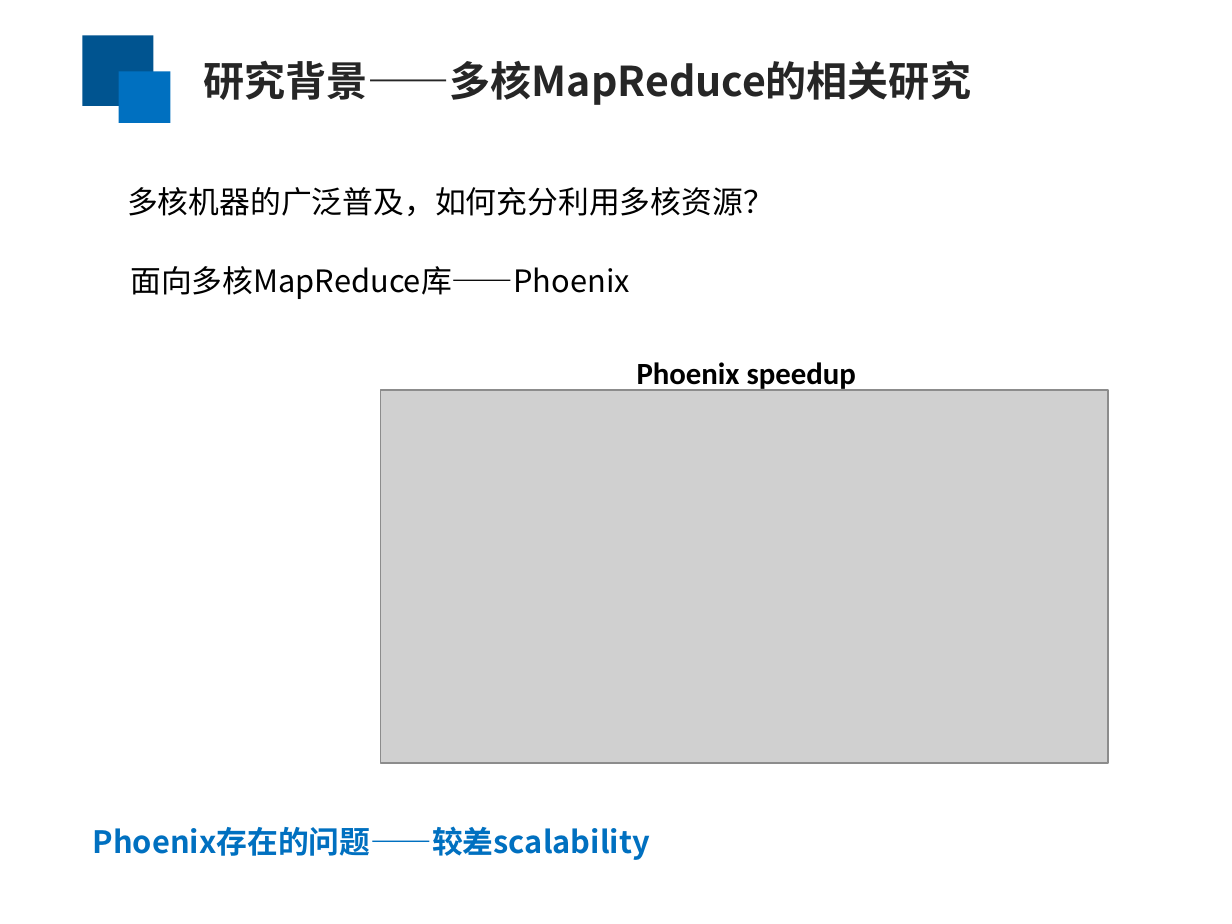
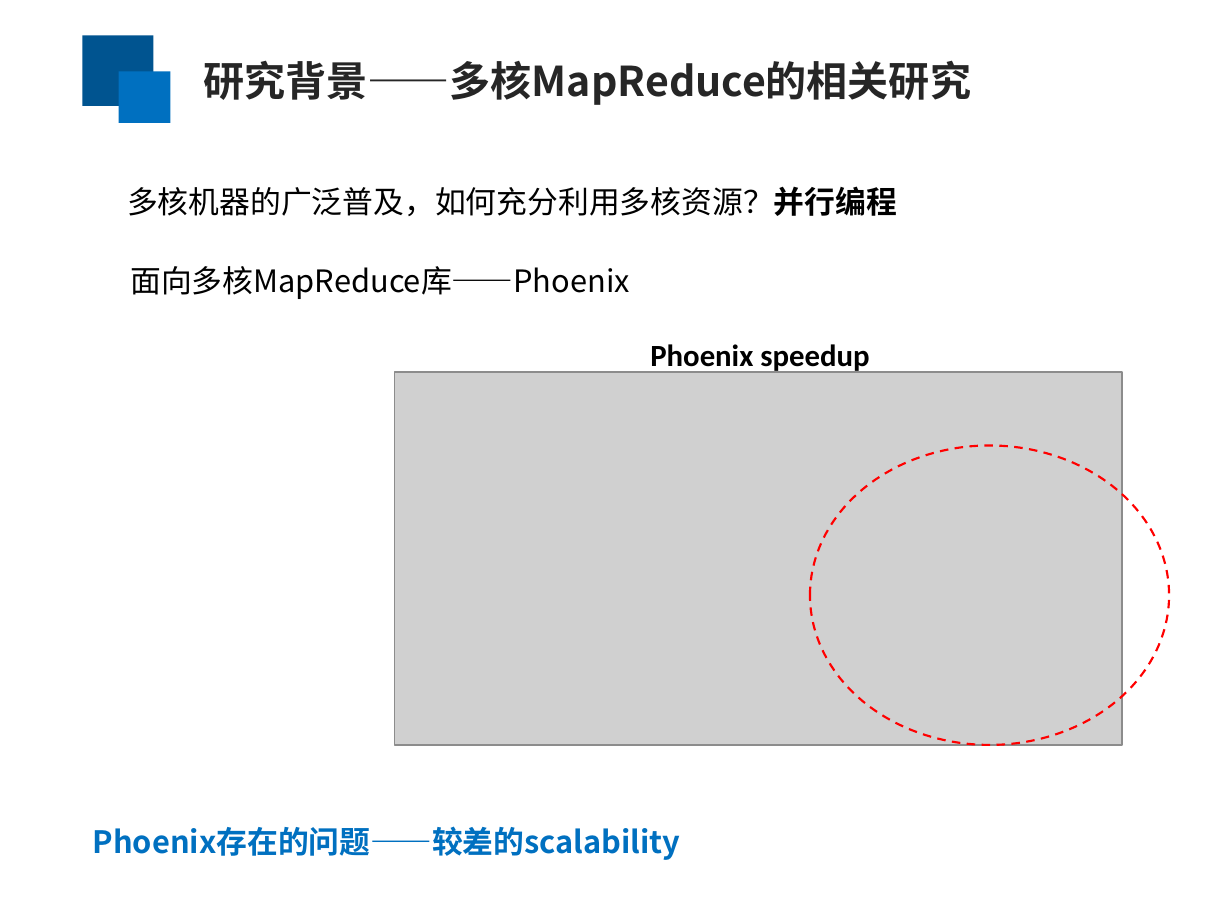
Before and after one commit to yufenyu/work, a slide deck: slide 3 of dmr_paper/paper/chinaSys-2016.ppt. Drawn at 1232x924 pixels with LibreOffice and Linux fonts; fonts in the diff are those of the drawing; grey boxes stand for pictures. Boxes give left, top, right and bottom in pixels: in the first picture for what was removed or moved away, otherwise in the second. Text is boxed around its words. In the diff, an @@ line names an element or a change of style, - is before the commit and + after.

```diff
--- a/dmr_paper/paper/chinaSys-2016.ppt
+++ b/dmr_paper/paper/chinaSys-2016.ppt
@@ text at bbox=[127, 186, 897, 216]: text changed @@
-多核机器的广泛普及，如何充分利用多核资源？
+多核机器的广泛普及，如何充分利用多核资源？并行编程
@@ text "Phoenix speedup": place and size @@
-text "Phoenix speedup" at bbox=[637, 362, 856, 392]
+text "Phoenix speedup" at bbox=[650, 344, 869, 374]
@@ picture: place and size @@
-picture at bbox=[381, 391, 1108, 764]
+picture at bbox=[394, 372, 1121, 745]
@@ ellipse added at bbox=[809, 446, 1168, 745], outline #FF0000 1.25 pt dashed @@
@@ text at bbox=[93, 826, 681, 860]: text changed @@
-Phoenix存在的问题——较差scalability
+Phoenix存在的问题——较差的scalability
```
Also in this commit, not shown: 9 other slides changed, 1 slide removed.
